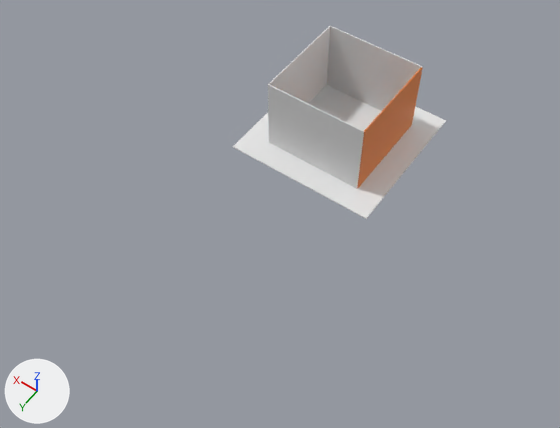
One commit to the glTF model assets/levels/level1.glb: the scene before it, then after it.
Both versions are drawn from a camera (50 mm lens) standing at (-103.5, 185.8, 219.4) and looking at (-4.0, 46.4, 0.5). The axes (+X, +Y, +Z) are drawn at lower left. The lights are the same throughout. Where no turn or scale is listed for an object, it has been applied to the vertices. Vertices at the same position are counted once.

Objects in the first picture: 'Floor', 'Wall', 'Wall.001', 'Wall.002', 'Wall.003'.
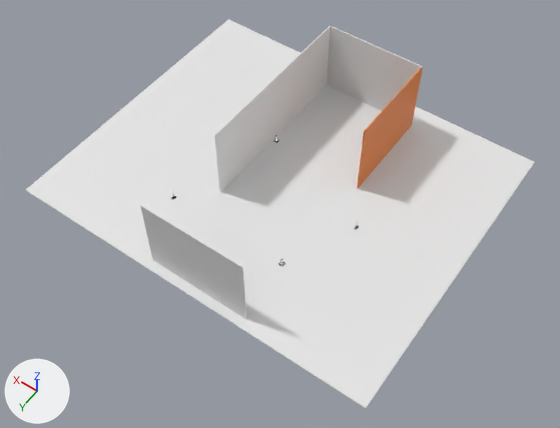
The edits, one by one:
me_cube has 8 vertices, 12 faces and spans x -30.0..30.0, y -30.0..30.0, z -0.2..0.2.
me_cube is used by ob_floor; location (0.0, 0.0, 0.0).
me_cube part 1: the whole mesh is scaled about its middle by (2.44, 2.02, 1), then moved by (5.6, 30.7, 0.0).
me_cube_002 has 8 vertices, 12 faces and spans x -0.2..0.2, y -20.0..20.0, z -15.0..15.0.
me_cube_002 is used by ob_wall_002; location (20.0, 0.0, 15.0).
me_cube_002 part 2: the whole mesh is scaled about its middle by (1, 1.76, 1), then moved by (0.0, 15.3, 0.0).
Object 'Wall.003' (ob_wall_003) moves from (0.0, 20.0, 15.0) to (0.0, 87.6, 15.0).

Changed parts and their boxes (x1, y1, x2, y2) in the pictures (560 x 428 px):
'Floor', mesh rescaled: before (233, 85, 446, 219); after (26, 19, 534, 409)
'Wall.003', moved: before (268, 84, 364, 188); after (140, 205, 247, 319)
'Wall.002', mesh rescaled: before (268, 26, 330, 123); after (214, 26, 330, 192)
